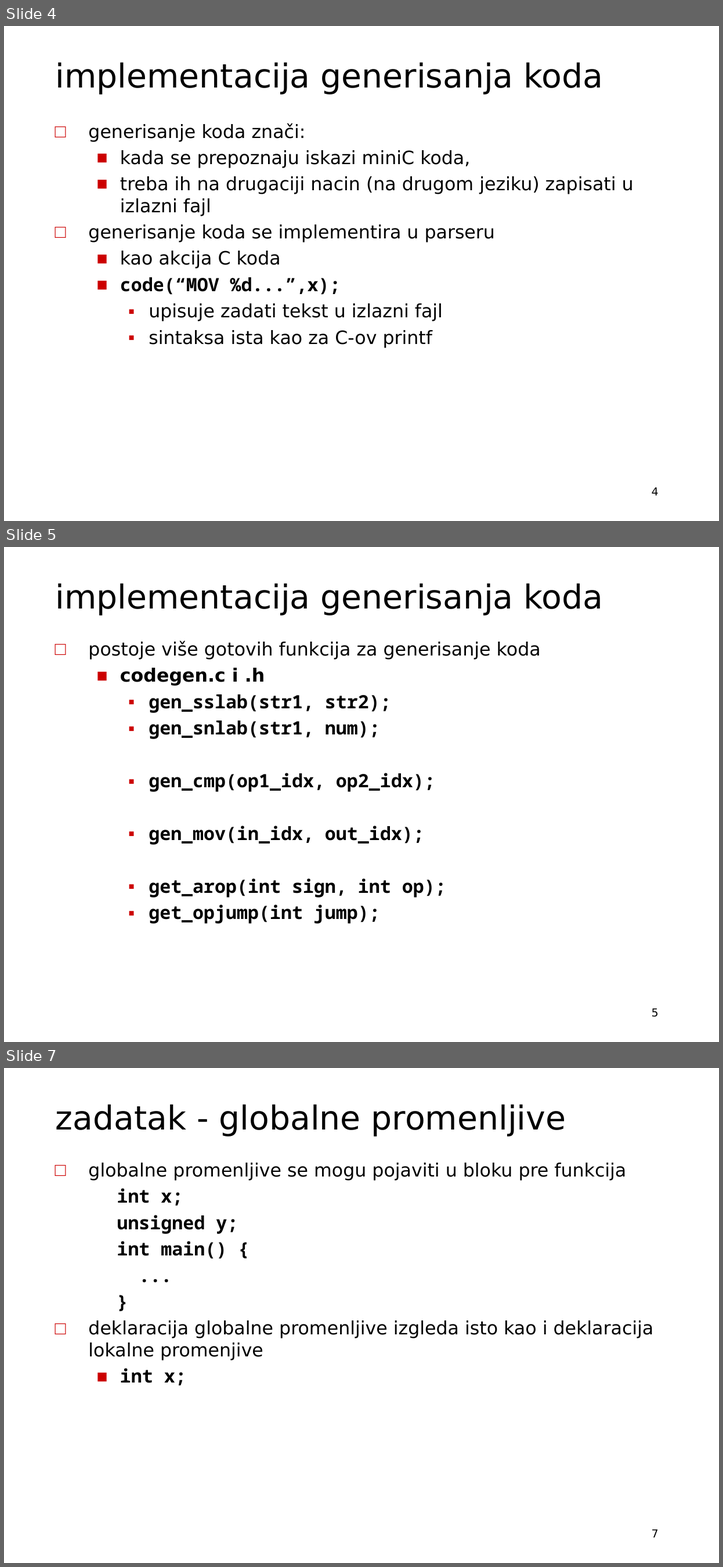
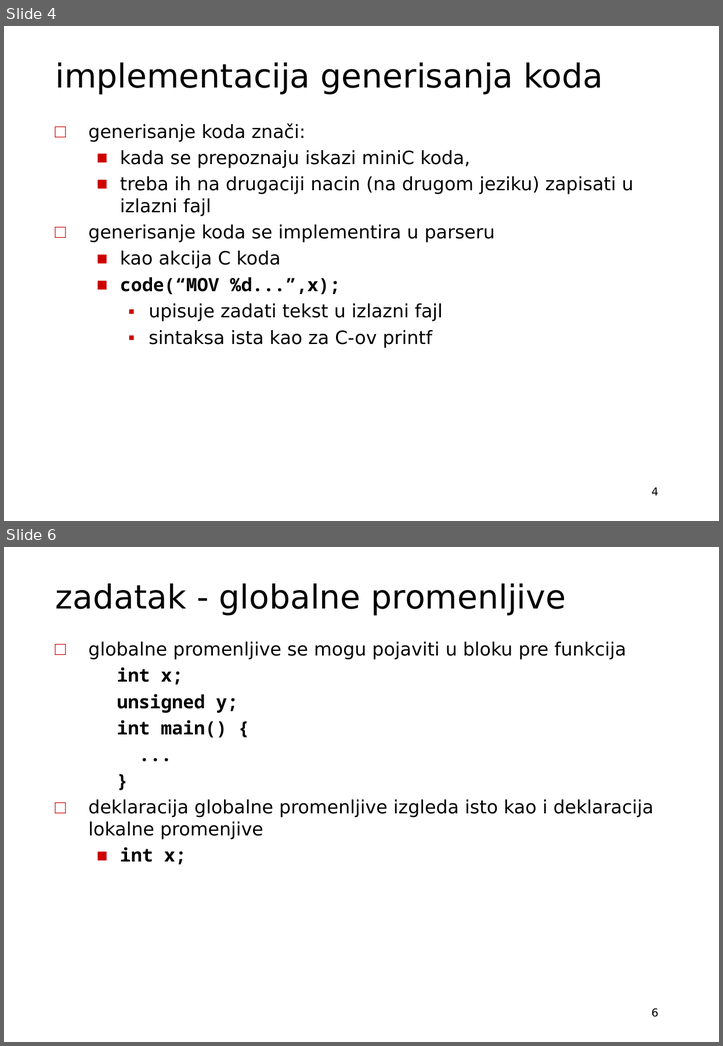
Before and after one commit to zsuvajdzin/pp-vezbe, a slide deck: vezba07/gk-uvod.odp. Shown one above the other, each under a label of ours: slides 4, 5 and 7 before the commit, slides 4 and 6 after it; the slides between them are not shown. The pictures are 723x1567 and 723x1046 pixels, drawn with LibreOffice and Linux fonts; fonts in the diff are those of the drawing; background and template pictures are left out. Boxes give left, top, right and bottom in pixels: in the first picture for what was removed or moved away, otherwise in the second. Text is boxed around its words. In the diff, an @@ line names an element or a change of style, - is before the commit and + after.

```diff
--- a/vezba07/gk-uvod.odp
+++ b/vezba07/gk-uvod.odp
@@ slide 5 removed at bbox=[4, 547, 719, 1042], background #FFFFFF @@
@@ title removed at bbox=[56, 583, 603, 615] @@
-implementacija generisanja koda
@@ text removed at bbox=[88, 640, 540, 923] @@
-□ postoje više gotovih funkcija za generisanje koda
-  ■ codegen.c i .h
-    ▪ gen_sslab(str1, str2);
-    ▪ gen_snlab(str1, num);
-    ▪ gen_cmp(op1_idx, op2_idx);
-    ▪ gen_mov(in_idx, out_idx);
-    ▪ get_arop(int sign, int op);
-    ▪ get_opjump(int jump);
@@ page number removed at bbox=[651, 1008, 658, 1017] @@
-5
@@ what was slide 7 is now slide 6 @@
@@ page number at bbox=[651, 1008, 658, 1017]: text changed @@
-7
+6
```
Also in this commit, not shown: 1 slide changed, 22 other files.
